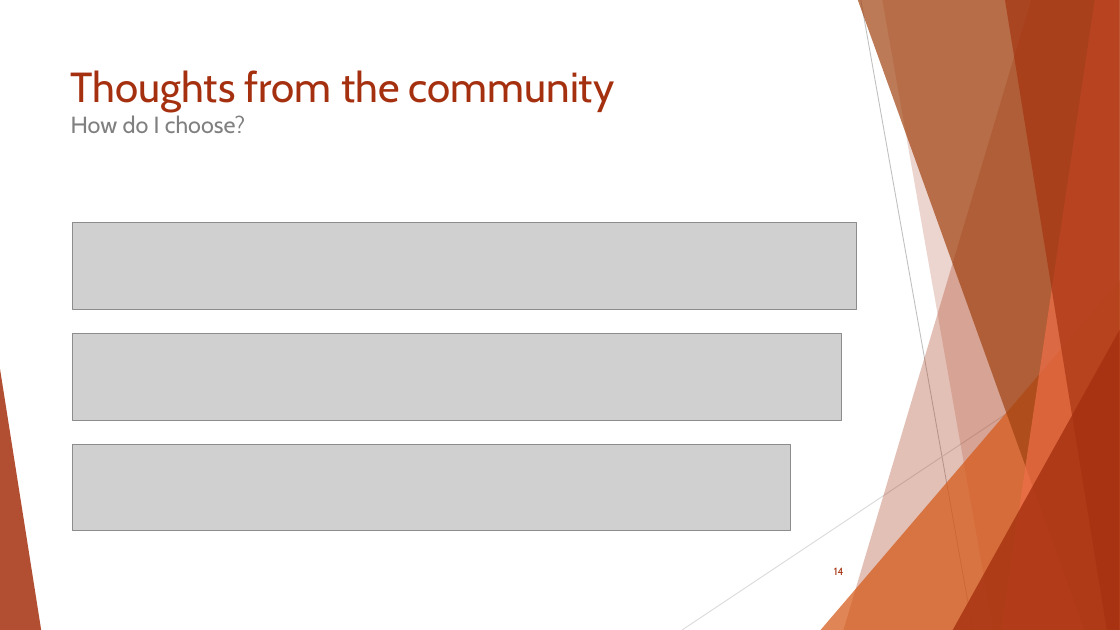
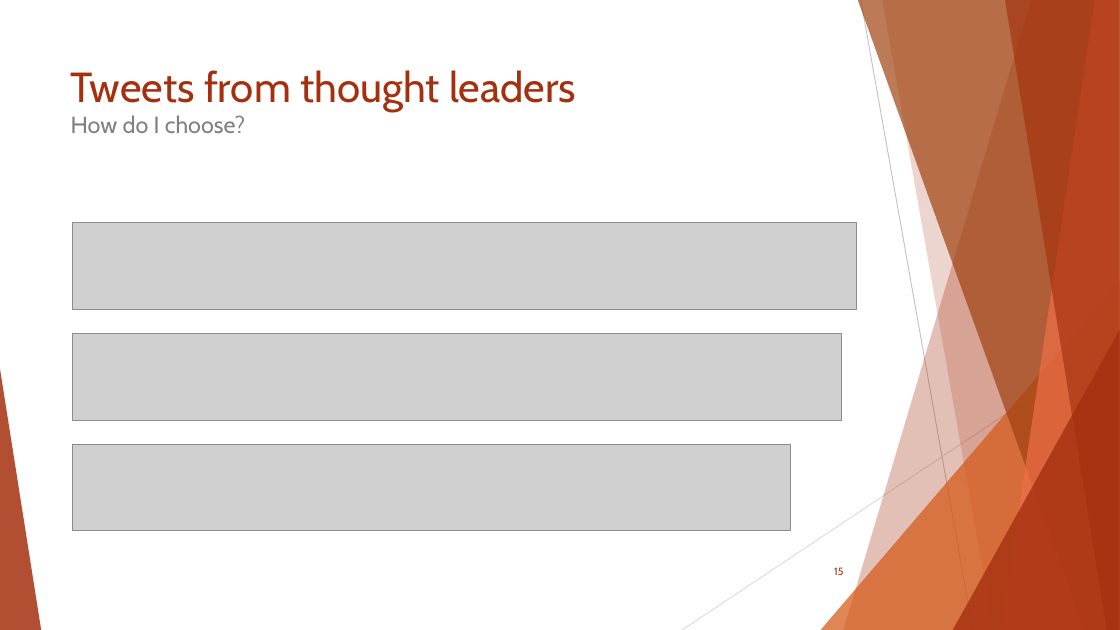
Before and after one commit to scottaddie/slide-decks, a slide deck: slide 15 of JavaScript Task Runners for the ASP.NET Developer.pptx (slide 14 before the commit). Drawn at 1120x630 pixels with LibreOffice and Linux fonts; fonts in the diff are those of the drawing; grey boxes stand for pictures. Boxes give left, top, right and bottom in pixels: in the first picture for what was removed or moved away, otherwise in the second. Text is boxed around its words. In the diff, an @@ line names an element or a change of style, - is before the commit and + after.

```diff
--- a/JavaScript Task Runners for the ASP.NET Developer.pptx
+++ b/JavaScript Task Runners for the ASP.NET Developer.pptx
@@ title at [71,70,576,133]: text changed @@
-Thoughts from the community
-How do I choose?
+Tweets from thought leaders
+How do I choose?
@@ page number at [834,567,843,575]: text changed @@
-14
+15
```
Also in this commit, not shown: 3 other slides changed, 1 slide added.
